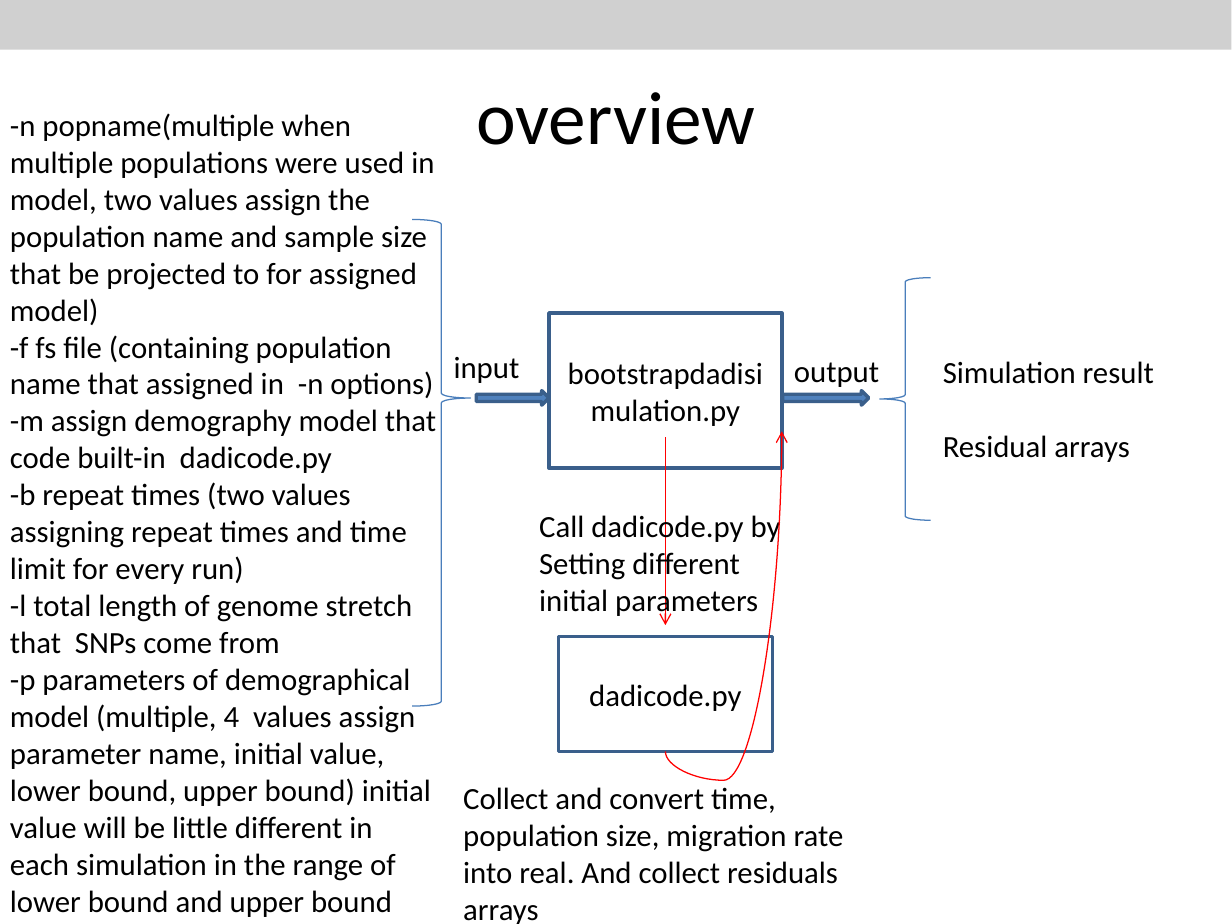
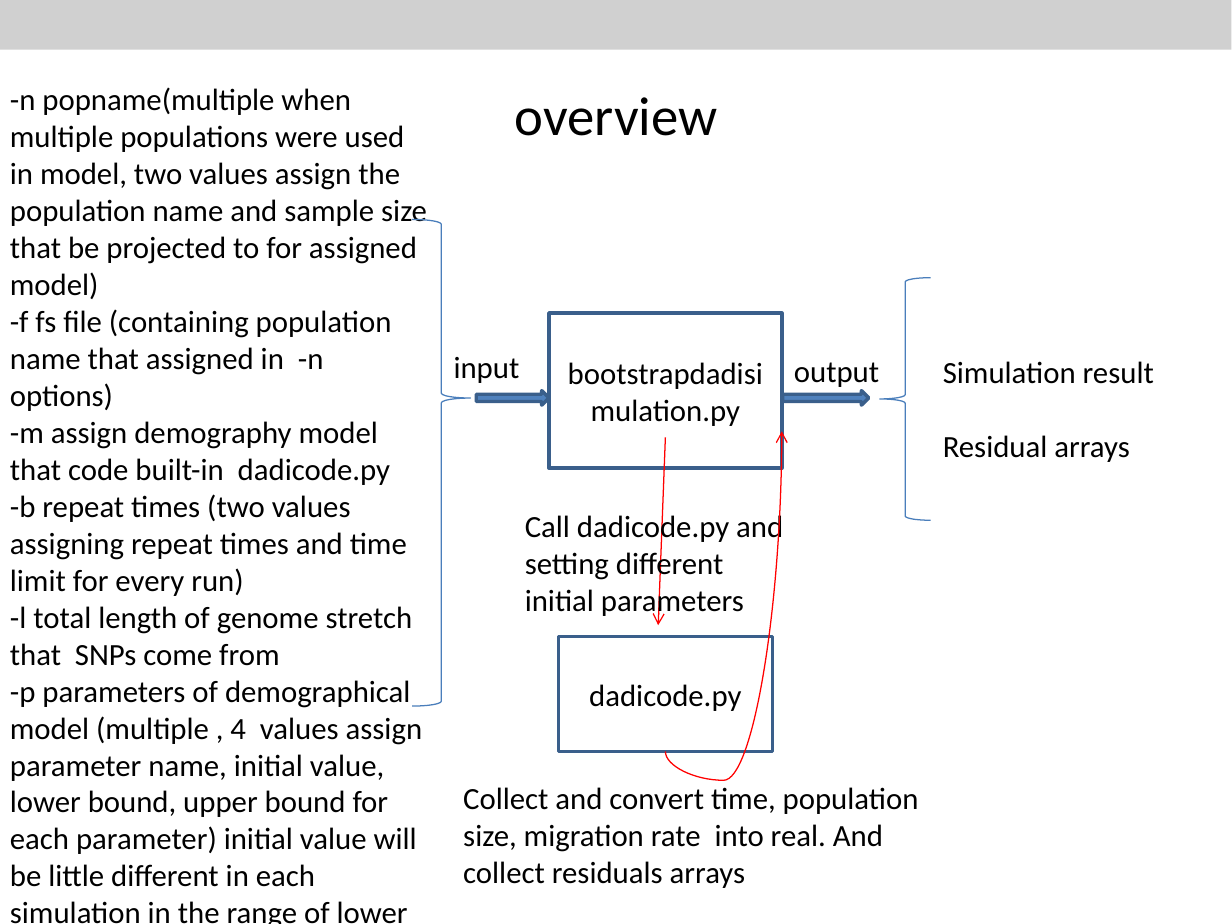
Before and after one commit to vitogump/lifelit, a slide deck: slide 18 of userGuide.pptx (slide 14 before the commit). Drawn at 1232x924 pixels with LibreOffice and Linux fonts; fonts in the diff are those of the drawing; grey boxes stand for pictures. Boxes give left, top, right and bottom in pixels: in the first picture for what was removed or moved away, otherwise in the second. Text is boxed around its words. In the diff, an @@ line names an element or a change of style, - is before the commit and + after.

```diff
--- a/userGuide.pptx
+++ b/userGuide.pptx
@@ title "overview" at box(514, 97, 717, 136): size 44 to 32 pt @@
@@ text "-n popname(multiple when multiple populations ...": place and size @@
-text "-n popname(multiple when multiple populations ..." at box(10, 113, 436, 917)
+text "-n popname(multiple when multiple populations ..." at box(10, 87, 427, 924)
@@ arrow moved from (665, 437) - (665, 625) to (665, 437) - (658, 625) @@
@@ text at box(525, 511, 783, 619): text changed @@
-Call dadicode.py by Setting different initial parameters
+Call dadicode.py and setting different initial parameters
@@ text at box(10, 680, 423, 924): text changed @@
--p parameters of demographical model (multiple, 4 values assign parameter name, initial value, lower bound, upper bound) initial value will be little different in each simulation in the range of lower bound and upper bound
+-p parameters of demographical model (multiple , 4 values assign parameter name, initial value, lower bound, upper bound for each parameter) initial value will be little different in each simulation in the range of lower bound and upper bound
@@ text "Collect and convert time, population ..." rewrapped from box(463, 787, 844, 924) to box(463, 787, 919, 888) @@
```
Also in this commit, not shown: 8 other slides changed, 8 slides added, 2 slides removed, 3 other files.
